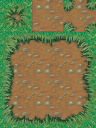
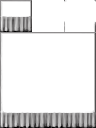
Layered file, before and after one edit (w=96, h=128). Changes by layer:
showed group "Wall" (5 layers) over [0, 0, 96, 128]
added layer "Layer 69" in group "Wall" over [0, 0, 96, 128]
hid group "Grass copy" (10 layers) over [0, 0, 96, 128]
